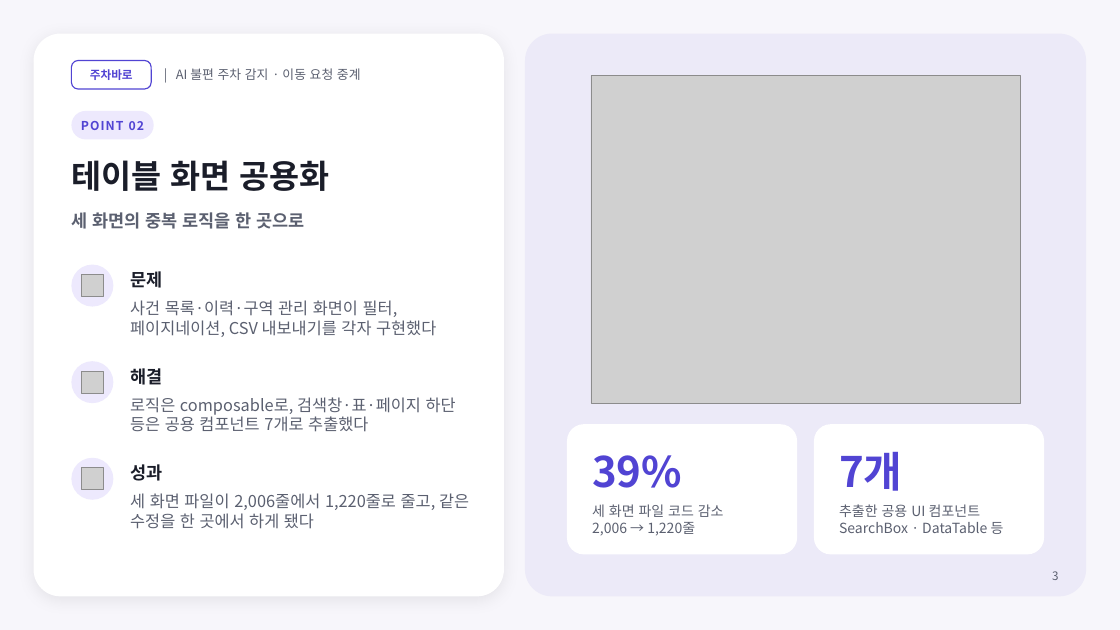
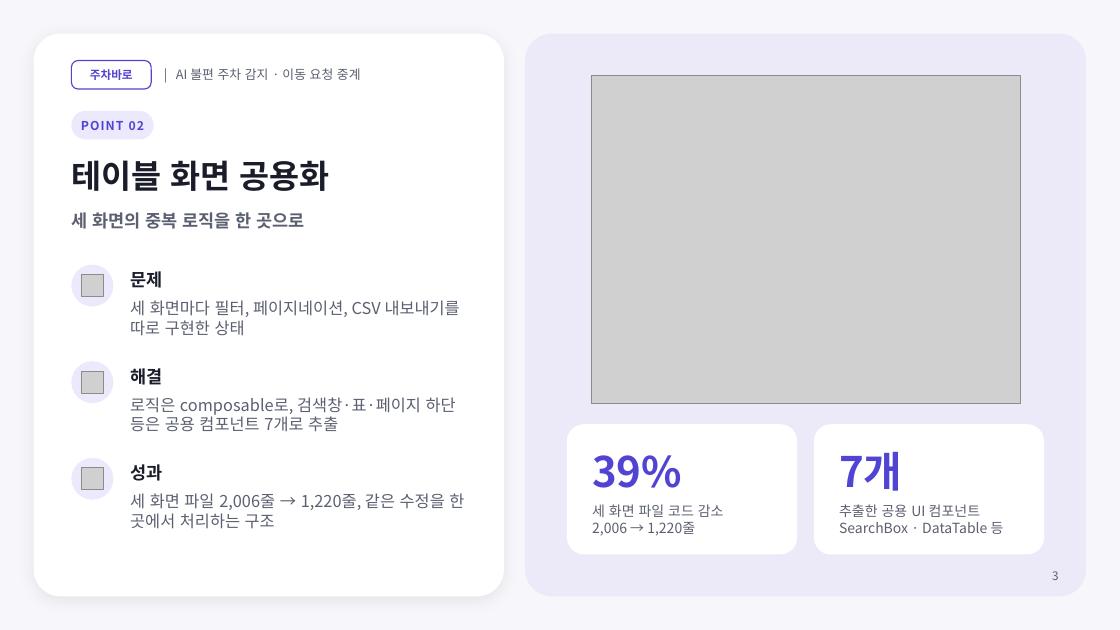
Before and after one commit to nias0ng/juchabaro, a slide deck: slide 3 of frontend/baro-app/docs/design-system/portfolio/deck/주차바로-포트폴리오.pptx. Drawn at 1120x630 pixels with LibreOffice and Linux fonts; fonts in the diff are those of the drawing; grey boxes stand for pictures. Boxes give left, top, right and bottom in pixels: in the first picture for what was removed or moved away, otherwise in the second. Text is boxed around its words. In the diff, an @@ line names an element or a change of style, - is before the commit and + after.

```diff
--- a/frontend/baro-app/docs/design-system/portfolio/deck/주차바로-포트폴리오.pptx
+++ b/frontend/baro-app/docs/design-system/portfolio/deck/주차바로-포트폴리오.pptx
@@ text at (130, 300, 460, 336): text changed @@
-사건 목록·이력·구역 관리 화면이 필터, 페이지네이션, CSV 내보내기를 각자 구현했다
+세 화면마다 필터, 페이지네이션, CSV 내보내기를 따로 구현한 상태
@@ text at (130, 397, 456, 432): text changed @@
-로직은 composable로, 검색창·표·페이지 하단 등은 공용 컴포넌트 7개로 추출했다
+로직은 composable로, 검색창·표·페이지 하단 등은 공용 컴포넌트 7개로 추출
@@ text at (130, 493, 464, 529): text changed @@
-세 화면 파일이 2,006줄에서 1,220줄로 줄고, 같은 수정을 한 곳에서 하게 됐다
+세 화면 파일 2,006줄 → 1,220줄, 같은 수정을 한 곳에서 처리하는 구조
```
Also in this commit, not shown: 6 other slides changed, 1 other file.
